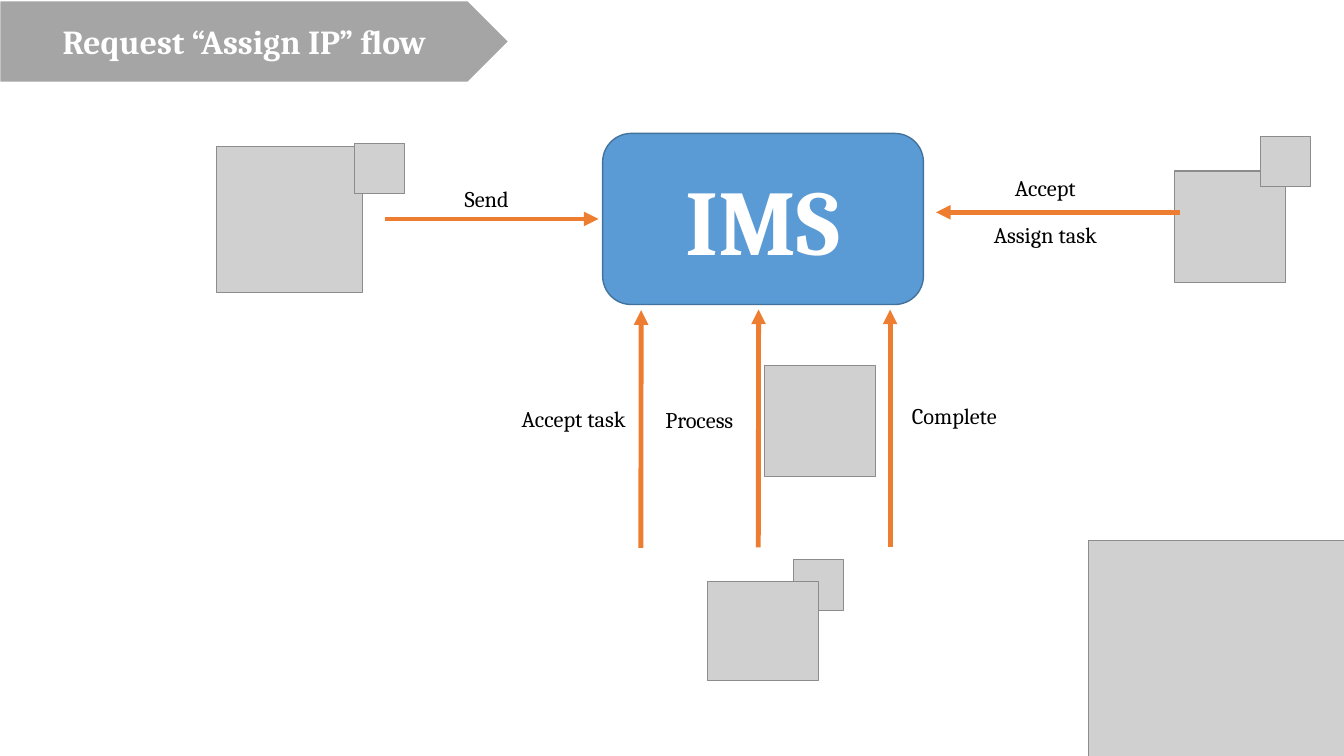
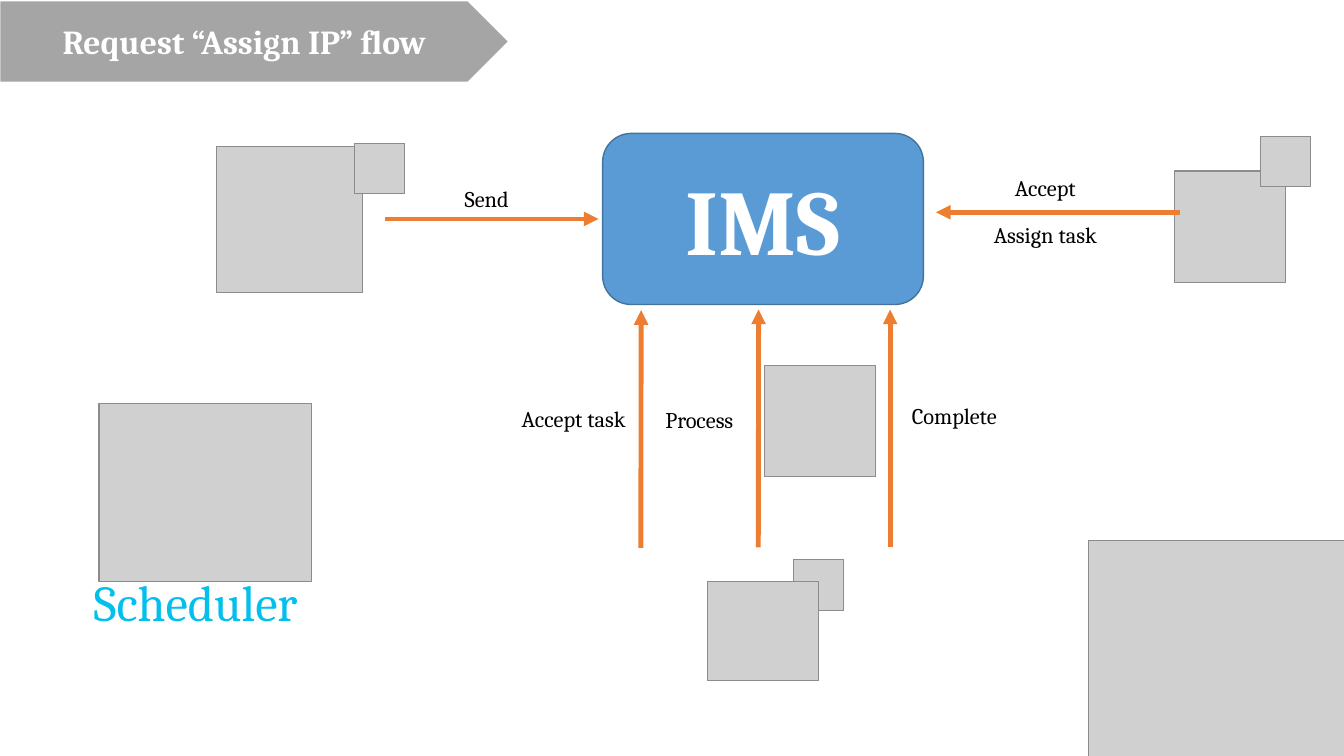
Before and after one commit to haltt051093/IMS-datacenter, a slide deck: slide 31 of Document/Presentation/IMS_20160420_Presentation.pptx. Drawn at 1344x756 pixels with LibreOffice and Linux fonts; fonts in the diff are those of the drawing; grey boxes stand for pictures. Boxes give left, top, right and bottom in pixels: in the first picture for what was removed or moved away, otherwise in the second. Text is boxed around its words. In the diff, an @@ line names an element or a change of style, - is before the commit and + after.

```diff
--- a/Document/Presentation/IMS_20160420_Presentation.pptx
+++ b/Document/Presentation/IMS_20160420_Presentation.pptx
@@ picture added at [99,404,311,582] @@
@@ text added at [94,575,298,622], 36 pt, text #02BFEC @@
+Scheduler
```
Also in this commit, not shown: 4 other slides changed, 3 slides added, 2 slides removed, 3 other files.
